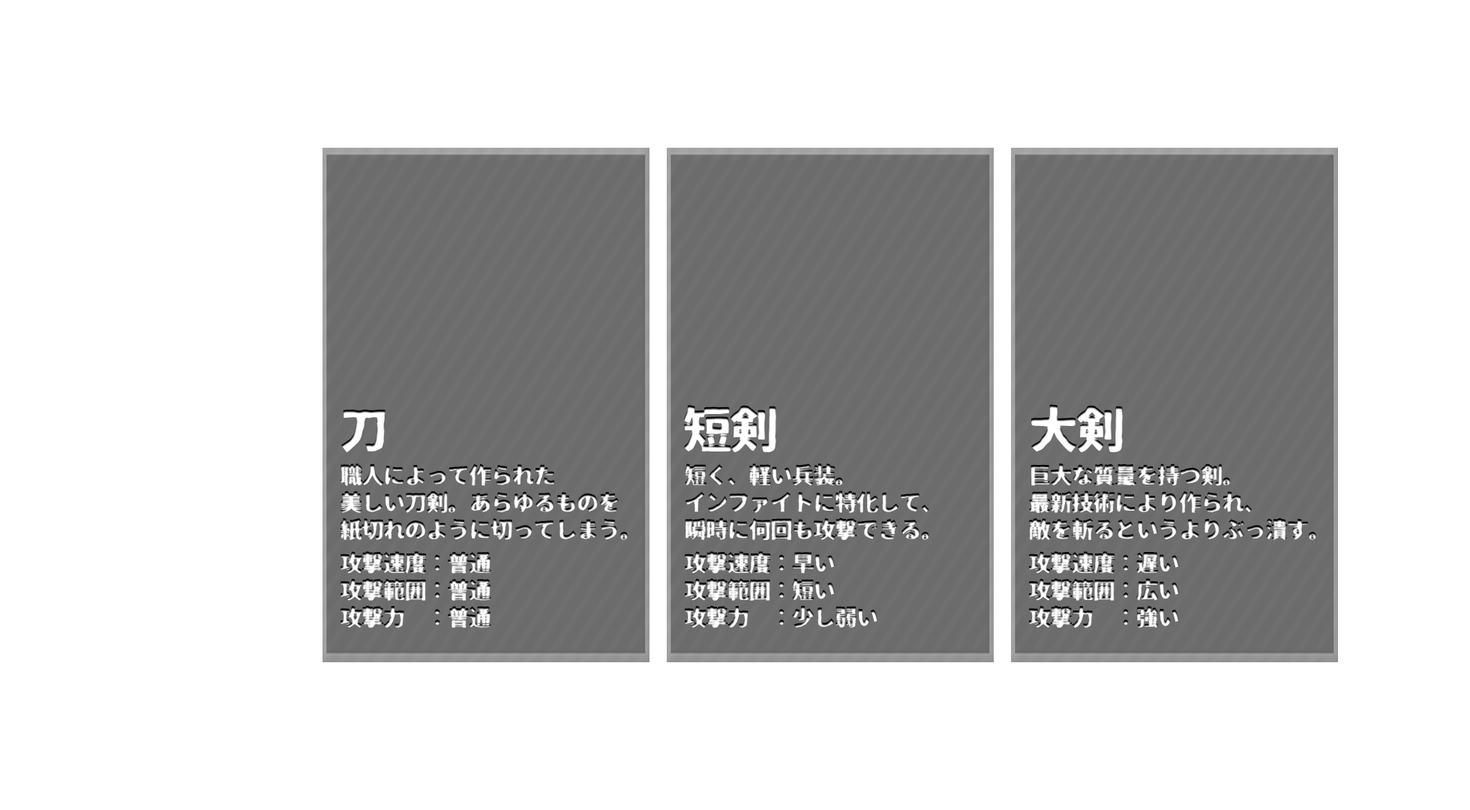
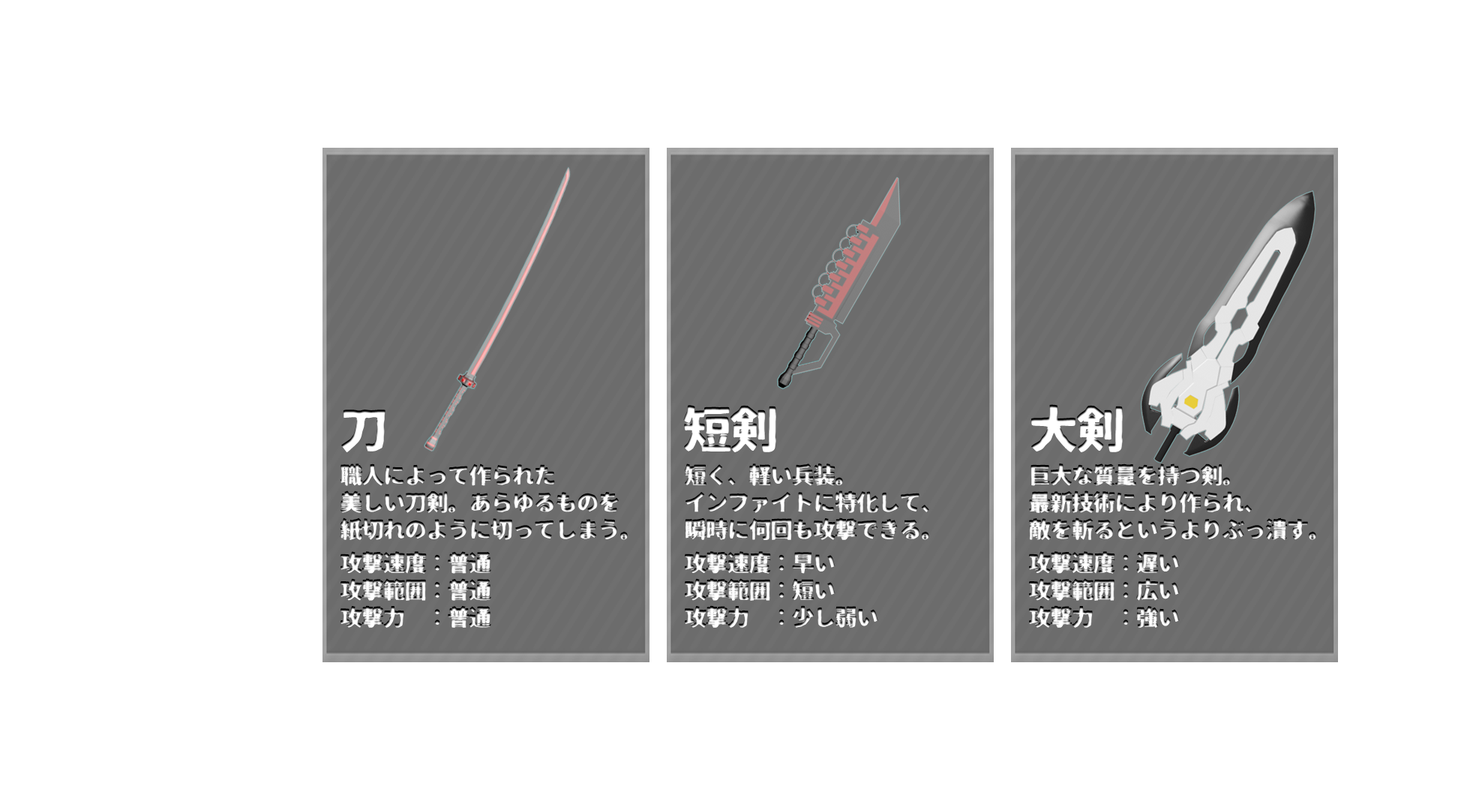
Layered file, before and after one edit (1470x810). Changes by layer:
added layer "taiken" above "攻撃速度：早い 攻撃範囲：短い 攻撃力 ：少し弱い" over [1140, 189, 1317, 464]
added layer "knife" above "短剣" over [777, 177, 902, 390]
added layer "katana" above "레이어 1 복사 2" over [423, 166, 571, 452]
